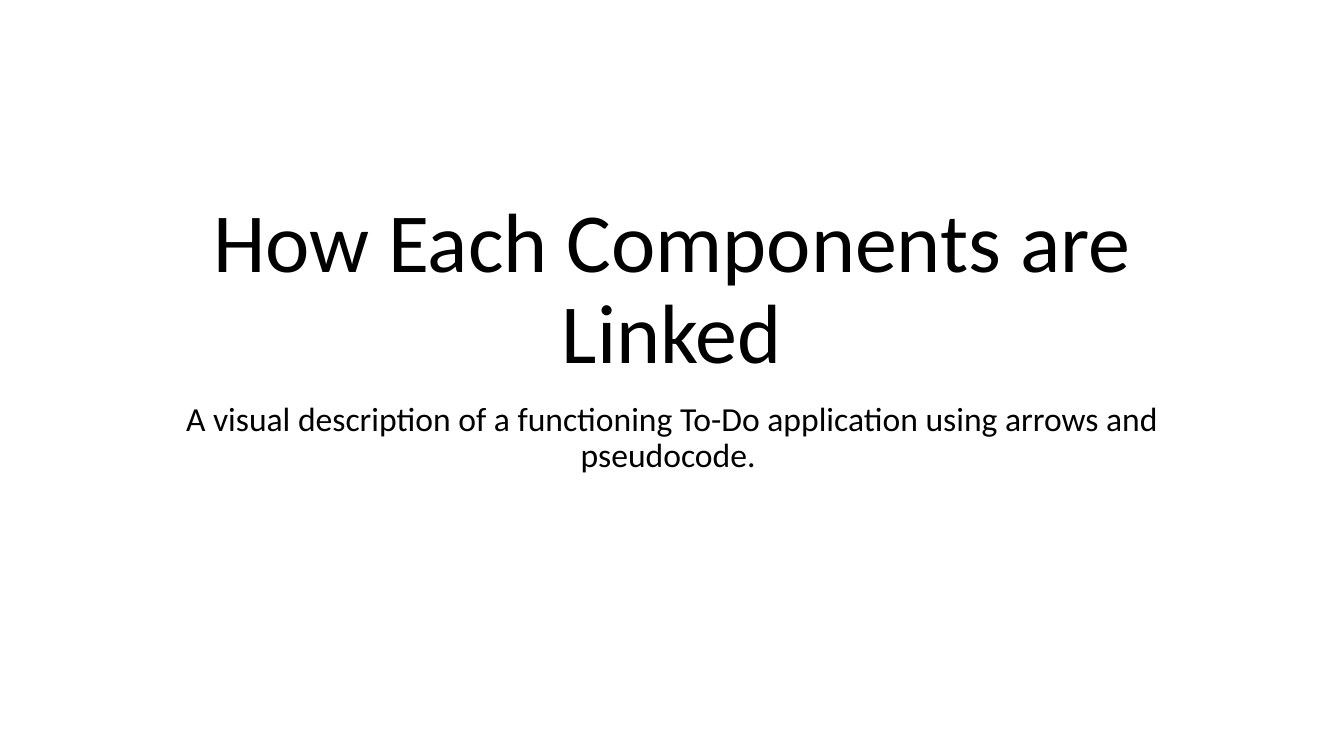
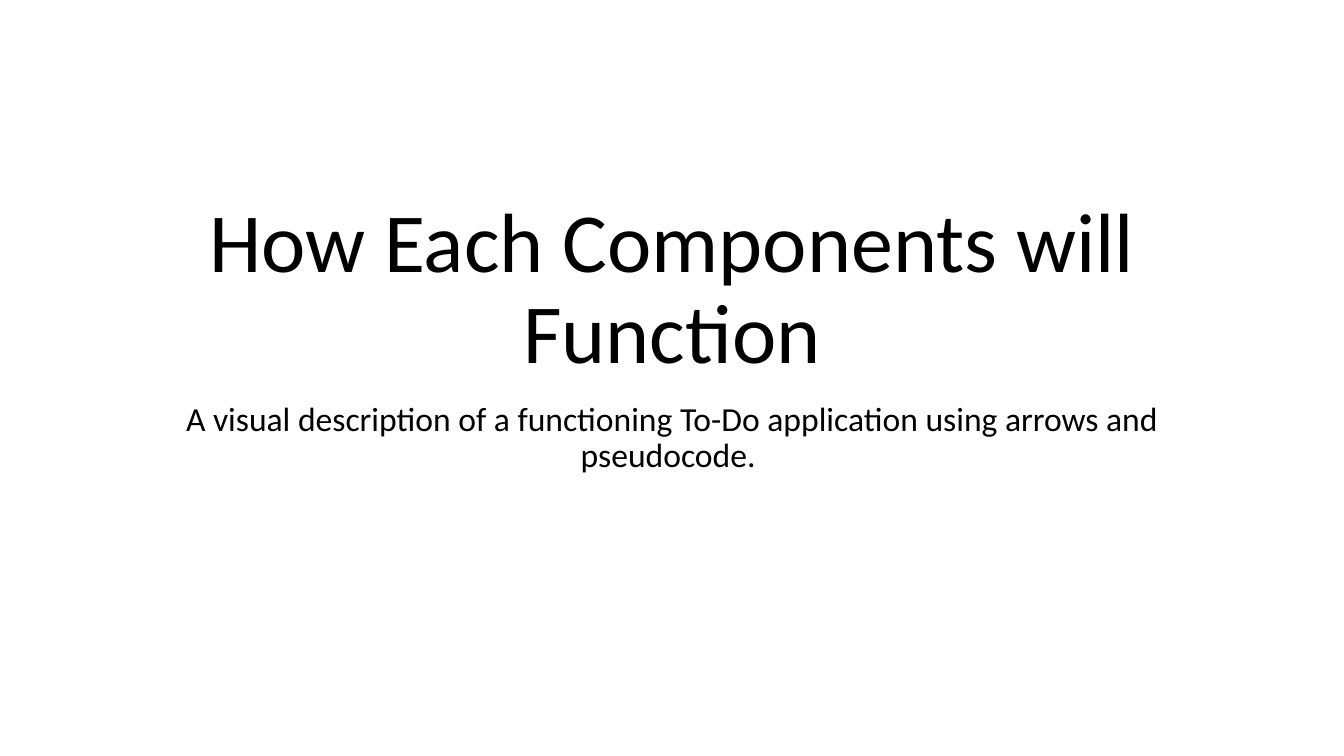
Before and after one commit to jia-von/react-app-planning-assignment, a slide deck: slide 5 of To-Do-App-Illustrations/React To-Do Planning Assignment.pptx (slide 4 before the commit). Drawn at 1344x756 pixels with LibreOffice and Linux fonts; fonts in the diff are those of the drawing. Boxes give left, top, right and bottom in pixels: in the first picture for what was removed or moved away, otherwise in the second. Text is boxed around its words. In the diff, an @@ line names an element or a change of style, - is before the commit and + after.

Commit message:
completed PowerPoint how each component is linked to one another to create a fully functional application

```diff
--- a/To-Do-App-Illustrations/React To-Do Planning Assignment.pptx
+++ b/To-Do-App-Illustrations/React To-Do Planning Assignment.pptx
@@ title at (x1=209, y1=213, x2=1134, y2=364): text changed @@
-How Each Components are Linked
+How Each Components will Function
```
Also in this commit, not shown: 4 other slides changed, 1 slide added, 3 other files.
